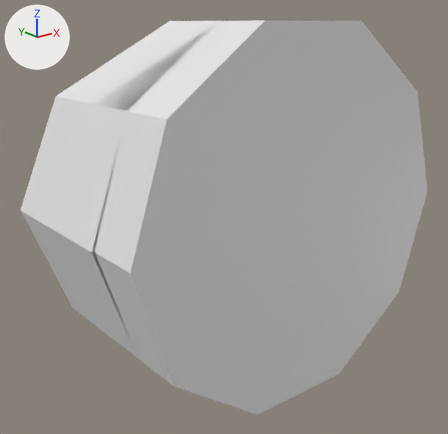
Two versions of the glTF model Scenes/Modules/4_HALLWAY/hallway_01_corner/hallway_01_corner.glb, one commit apart.
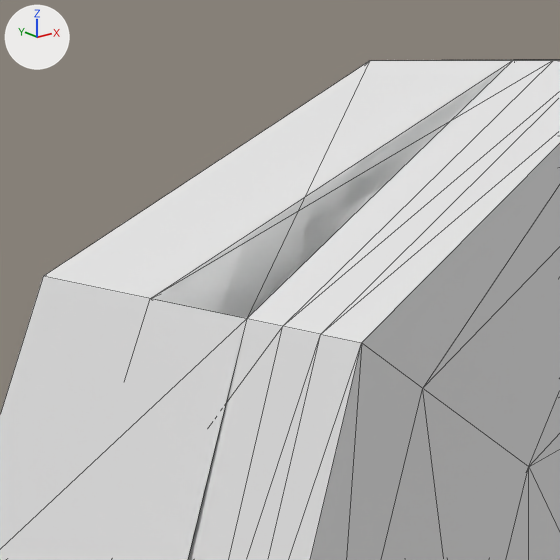
Old and new are each drawn whole from a 50 mm lens placed at (-2.11, -2.99, 1.53), pointed at (0.13, -0.18, 0.41) and again close up on the part from 9% to 53% of the width and 0% to 45% of the height. The lights are fixed; the arrows at upper left show +X, +Y and +Z. The close-ups show mesh edges as thin lines. Objects named as collision shapes, trigger or cutter boxes, shadow casters or lower levels of detail are left out. Where no turn or scale is listed for an object, it has been applied to the vertices. Vertices at the same position are counted once.

The first close-up shows 'Doorway.007', 'Hallway_01_Corn_hull'.
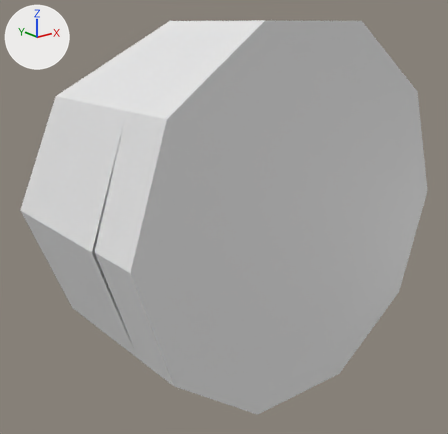
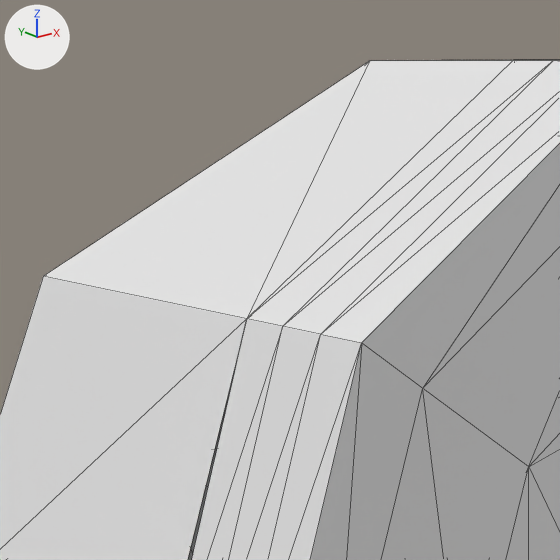
Scene script edits in JSON lines:
```json
{"block": "me_cylinder_003", "where": "me_cylinder_003.from_pydata(...)  # 92 vertices, 192 faces; spans x -0.99..0.99, y 0.0..0.7, z -0.34..1.54"}
{"block": "me_cylinder_003", "where": "# used by ob_doorway_007; parent = ob_hallway_01_x_002; location = (0.0, -1.0, 0.0)"}
{"block": "me_cylinder_003", "where": "# before: 44 (-0.8, 0.6, 0.02), 48 (-0.8, 0.6, 1.18) at pixel (150, 298), 60 (-0.7, 0.6, 0.09), 62 (-0.7, 0.6, 1.11)"}
{"block": "me_cylinder_003", "change": "me_cylinder_003 part 1"}
{"op": "add", "block": "me_cylinder_003", "code": "for i in [44, 48, 60, 62]: me_cylinder_003.vertices[i].co += Vector((0.0, -0.3, 0.0))"}
{"op": "set", "path": "me_cylinder_003.vertices[46].co", "old": "(-0.99, 0.7, 0.6)", "new": "(-0.99, 0.3, 0.6)"}
{"op": "set", "path": "me_cylinder_003.vertices[61].co", "old": "(-0.87, 0.7, 0.6)", "new": "(-0.87, 0.3, 0.6)"}
```

Location of each change, [x1, y1, x2, y2] in pixels of the close-ups (560 x 560 px; the box of a moved part takes in the faces that stretch with it):
```json
{"object": "Doorway.007", "change": "reshaped", "before": [150, 60, 560, 560], "after": [191, 60, 560, 560]}
{"part": 1, "of": "me_cylinder_003", "change": "moved or reshaped", "before": [150, 60, 554, 560], "after": [191, 60, 554, 560]}
```
